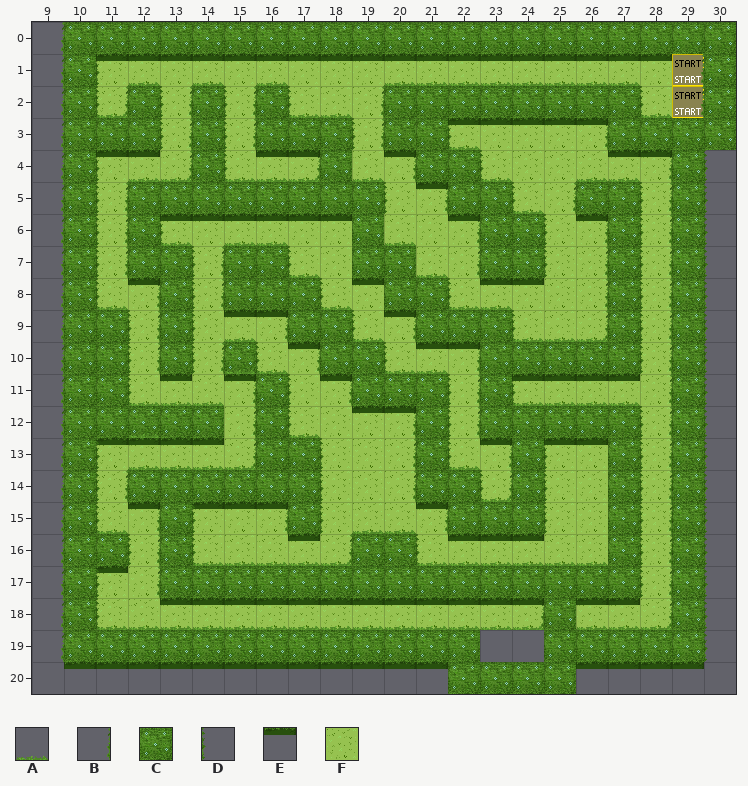
A Tiled map (JSON) gets an edit: audience_response_wa/labyrinth2.tmj. The picture above was drawn from the file before the commit.
Cells are 32x32 px. Shown: x 9..30, y 0..20.
Key: from "WA_Exterior": A 435, B 459, C 460, D 461, E 485, F 696.
_ is an empty cell, # one hidden under a higher layer.
Layers that did not change in this view are not listed.
Layer "floor/floor1" before, first column x 9:
 0 _####################_
 1 _#FFFFFFFFFFFFFFFFFF__
 2 _#F#F#F#FFF########F__
 3 _###F#F###F##FFFFF###_
 4 _#FFF#FFF#FF##FFFFFF#_
 5 _#F########FF##FF##F#_
 6 _#F#FFFFFF#FFF##FF#F#_
 7 _#F##F##FF##FF##FF#F#_
 8 _#FF#F###FF##FFFFF#F#_
 9 _##F#FFF##FF###FFF#F#_
10 _##F#F#FF##FFF#####F#_
11 _##FFFF#FF###F#FFFFF#_
12 _#####F#FFFF#F#####F#_
13 _#FFFFF##FFF#FF#FF#F#_
14 _#F######FFF##F#FF#F#_
15 _#FF#FFF#FFFF###FF#F#_
16 _##F#FFFFF##FFFFFF#F#_
17 _#FF###############F#_
18 _#FFFFFFFFFFFFFF#FFF#_
19 _############___#####_
20 ______________________
Layer "walls/walls1" before, first column x 16:
 7 CD_CCA_CCD_C
 8 CCD_CCDA___C
 9 _CCD_CCCDAAC
10 D_CCD__CCCCC
11 CD_CCCDCDAAA
12 CD___CDCCCCC
13 CCD__CD_CD_C
14 CCD__CCDCD_C
15 _CDAA_CCCD_C
16 AAACCDAAAAAC
17 CCCCCCCCCCCC
18 AAAAAAAAACAA
19 CCCCCCC__CCC
20 EEEEEECCCCEE
Layer "walls/randlinks" before, first column x 15:
 0 ________________
 1 ______________B_
 2 B___B_________B_
 3 B___BB_____B____
 4 __B__B_______B__
 5 ______B___B__B__
 6 _______B___B_B__
 7 _______B___B_B__
 8 ___________B_B__
 9 _B___BB____B_B__
10 __B____B_____B__
11 B__B___B_____B__
12 B____B_B_____B__
13 B____B__B____B__
14 _____B__B____B__
15 _B____B______B__
16 ___B_________B__
17 _____________B__
18 _________B___B__
19 ________________
20 ________________
Layer "walls/randunten" before, first column x 16:
 0 _______________
 1 EEEEEEEEEEEEE__
 2 _______________
 3 ______EEEEE____
 4 EE__E______EE__
 5 _____E_________
 6 EEE___E___E____
 7 _______________
 8 ___E___EE______
 9 E___E__________
10 _E___EE________
11 __E_____EEEE___
12 ___EE__________
13 _______E_EE____
14 _______________
15 E____E_________
16 _E____EEE______
17 _______________
18 EEEEEEEEE_EE___
19 _______________
20 _______________
New version:
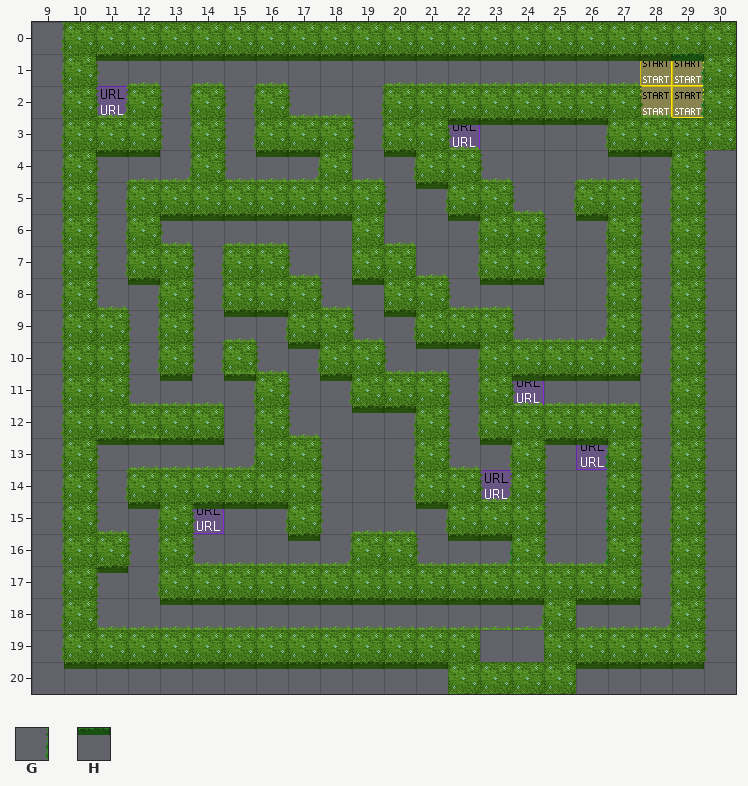
Further tiles: from "WA_Exterior": G 456, H 482.
Author's note on the commit: labyrinth mit zonen
From old to new:
Layer "floor/floor1" (now hidden):
y 1: x 11..28 FFFFFFFFFFFFFFFFFF -> __________________
y 2: x 11 F -> _; x 13 F -> _; x 15 F -> _; x 17..19 FFF -> ___; x 28 F -> _
y 3: x 13 F -> _; x 15 F -> _; x 19 F -> _; x 22..26 FFFFF -> _____
y 4: x 11..13 FFF -> ___; x 15..17 FFF -> ___; x 19..20 FF -> __; x 23..28 FFFFFF -> ______
y 5: x 11 F -> _; x 20..21 FF -> __; x 24..25 FF -> __; x 28 F -> _
y 6: x 11 F -> _; x 13..18 FFFFFF -> ______; x 20..22 FFF -> ___; x 25..26 FF -> __; x 28 F -> _
y 7: x 11 F -> _; x 14 F -> _; x 17..18 FF -> __; x 21..22 FF -> __; x 25..26 FF -> __; x 28 F -> _
y 8: x 11..12 FF -> __; x 14 F -> _; x 18..19 FF -> __; x 22..26 FFFFF -> _____; x 28 F -> _
y 9: x 12 F -> _; x 14..16 FFF -> ___; x 19..20 FF -> __; x 24..26 FFF -> ___; x 28 F -> _
y 10: x 12 F -> _; x 14 F -> _; x 16..17 FF -> __; x 20..22 FFF -> ___; x 28 F -> _
y 11: x 12..15 FFFF -> ____; x 17..18 FF -> __; x 22 F -> _; x 24..28 FFFFF -> _____
y 12: x 15 F -> _; x 17..20 FFFF -> ____; x 22 F -> _; x 28 F -> _
y 13: x 11..15 FFFFF -> _____; x 18..20 FFF -> ___; x 22..23 FF -> __; x 25..26 FF -> __; x 28 F -> _
y 14: x 11 F -> _; x 18..20 FFF -> ___; x 23 F -> _; x 25..26 FF -> __; x 28 F -> _
y 15: x 11..12 FF -> __; x 14..16 FFF -> ___; x 18..21 FFFF -> ____; x 25..26 FF -> __; x 28 F -> _
y 16: x 12 F -> _; x 14..18 FFFFF -> _____; x 21..26 FFFFFF -> ______; x 28 F -> _
y 17: x 11..12 FF -> __; x 28 F -> _
y 18: x 11..24 FFFFFFFFFFFFFF -> ______________; x 26..28 FFF -> ___
Layer "walls/walls1":
y 16: x 24 A -> C
Layer "walls/randlinks":
y 1..2: x 29 B -> G
y 13..15: x 26 _ -> G
y 16: x 23 _ -> G; x 26 _ -> G
Layer "walls/randunten":
y 1: x 29 _ -> H
y 16: x 24 E -> _
Layer "walls/randrechts":
y 13..16: x 25 _ -> D
Changed places in both pictures, as pixel boxes (x1, y1, x2, y2):
changed: (96, 54, 704, 630)
